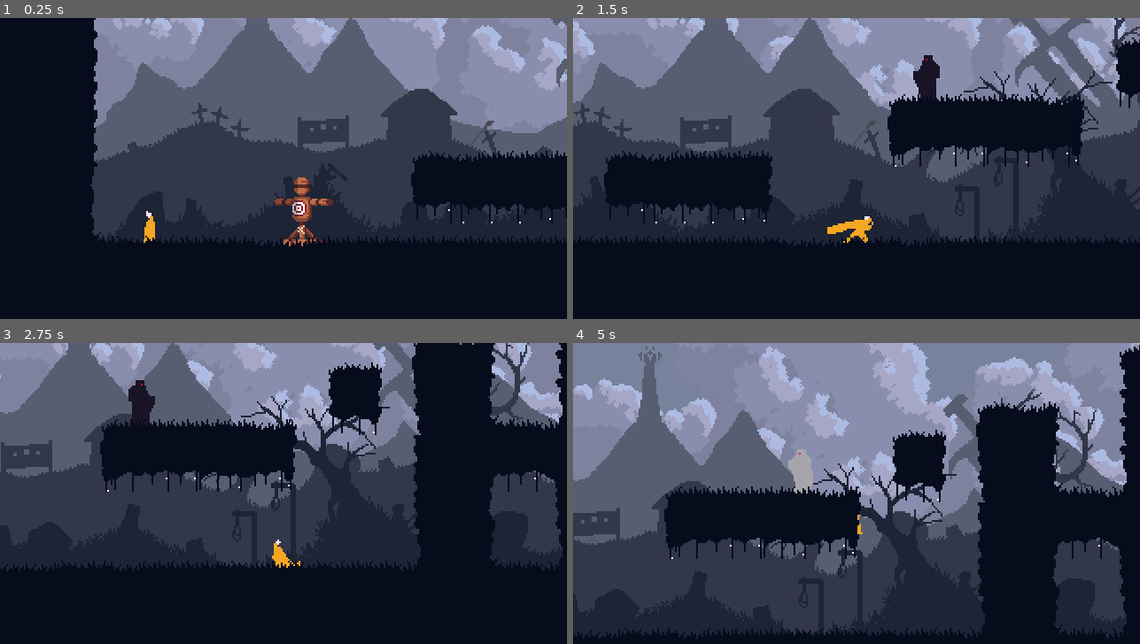
Above: before the commit, frames 1-4 (two rows, left to right).
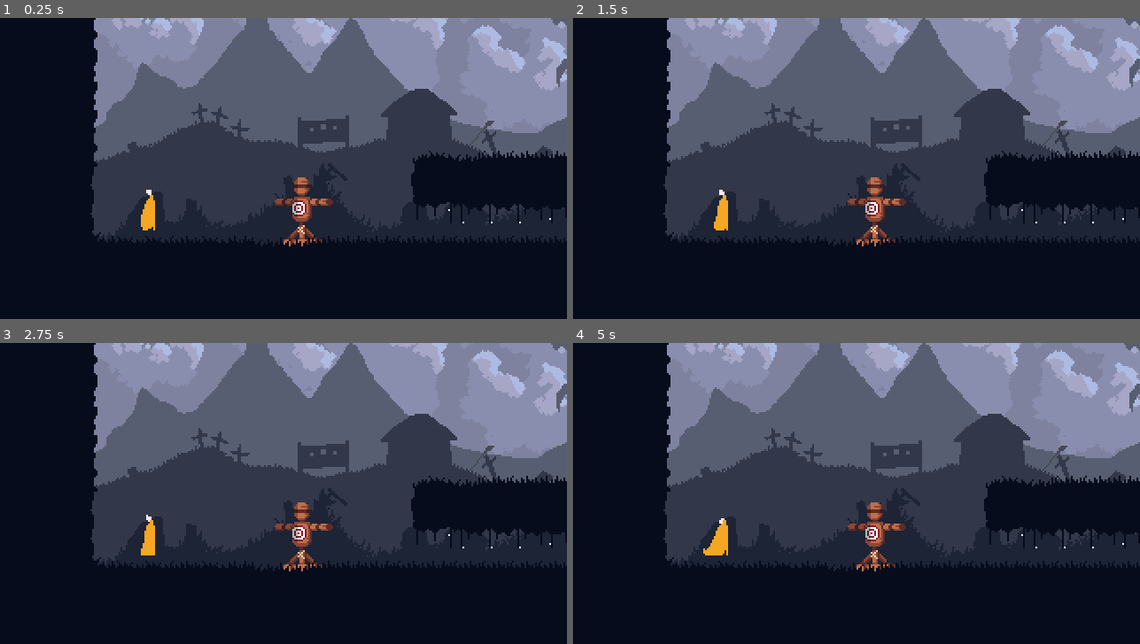
Above: after the commit, the same moments.

Repository: petrik33/bsu-action-platformer
Game: Godot game, scene res://scene/game.tscn
The game is run twice, just before and just after one commit, with the same random seed, the same clock (stepped at 60 frames per second) and the same inputs.
Inputs (mouse positions are in pixels of both pictures, inside the frame that each line leads up to):
- Up to frame 1 (0.25 s): no input
- Up to frame 2 (1.5 s): move the mouse to (981, 162) at 0.52 s; hold D (right) from 0.53 s (still down); click (981, 162) at 0.6 s; tap Space (jump) at 0.77 s; tap Shift (roll) at 0.8, 1.35 s; move the mouse to (743, 192) at 1.27 s
- Up to frame 3 (2.75 s): tap Space (jump) at 1.52 s; click (170, 517) at 1.55 s; move the mouse to (340, 433) at 2.02 s; release D (right) at 2.03 s; hold A (left) from 2.03 s (still down); click (340, 433) at 2.1 s; tap Shift (roll) at 2.3 s
- Up to frame 4 (5 s): move the mouse to (828, 565) at 2.77 s; release A (left) at 2.78 s; hold D (right) 2.78-4.28 s; tap Shift (roll) at 2.85, 3.8 s; tap Space (jump) at 3.02, 3.77, 4.52 s; click (828, 565) at 3.05 s; move the mouse to (1026, 550) at 3.52 s; tap C (sprint) at 3.6 s; move the mouse to (686, 454) at 4.27 s; hold A (left) from 4.28 s (still down); tap Z (walk) at 4.35 s; click (686, 454) at 4.55 s

The runs differ from the first frame. In frame 1, 0.2% of the frame differs, in the area x 24-28%, y 57-75%; in frame 2, 45%; in frame 3, 50%; in frame 4, 71%, in the area x 0-100%, y 0-99%.
Error after the commit: Parse Error: Expected indented block after lambda declaration. (res://script/enemy.gd:23)

Commit message:
refactor steering to be applied manually from states

Diff:
--- a/script/enemy.gd
+++ b/script/enemy.gd
@@ -20,14 +20,11 @@
 func _process(delta: float) -> void:
 	state_machine.process(delta)
 
-func _physics_process(delta: float) -> void:
-	state_machine.update(delta)
-
+	func _physics_process(delta: float) -> void:
 	if gravity:
 		gravity.apply(delta)
 
-	if steering:
-		steering.apply(delta)
+	state_machine.update(delta)
 
 	move_and_slide()
 
--- a/script/enemy/states/alert.gd
+++ b/script/enemy/states/alert.gd
@@ -4,7 +4,7 @@
 
 
 func enter() -> void:
-	steering.set_horizontal_velocity(0)
+	steering.dash(0)
 	enemy.face_vector(perception.to_target())
 	enemy.play_alert_vfx(alert_time)
 	_state_timer(alert_time, _on_finished)
--- a/script/enemy/states/attack.gd
+++ b/script/enemy/states/attack.gd
@@ -7,7 +7,7 @@
 
 
 func enter() -> void:
-	steering.set_horizontal_velocity(0)
+	steering.dash(0)
 	enemy.face_vector(perception.to_target())
 	enemy.play_animation(&"attack", time)
 	_state_timer(time, _on_finished)
--- a/script/enemy/states/chase.gd
+++ b/script/enemy/states/chase.gd
@@ -17,11 +17,11 @@
 	enemy.face_movement()
 
 
-func update(_delta: float) -> StringName:
+func update(delta: float) -> StringName:
 	if absf(perception.to_target().x) > arrival_distance:
-		steering.set_horizontal_velocity(signf(perception.to_target().x) * speed)
+		steering.steer(delta, signf(perception.to_target().x) * speed)
 	else:
-		steering.set_horizontal_velocity(0)
+		steering.steer(delta, 0)
 
 	if not perception.has_target() or enemy.navigation.has_obstacles_ahead():
 		return &"Investigate"
--- a/script/enemy/states/hurt.gd
+++ b/script/enemy/states/hurt.gd
@@ -4,13 +4,13 @@
 
 
 func enter():
-	steering.set_horizontal_velocity(0)
+	steering.steer(0, 0)
 	enemy.play_animation(&"hurt")
-	steering.set_instant_velocity(enemy.last_hurt.knockback)
+	steering.dash_vec(enemy.last_hurt.knockback)
 	enemy.face(-enemy.velocity.x)
 
 func update(delta: float) -> StringName:
-	steering.set_horizontal_velocity(0)
+	steering.apply(delta, 0, knockback_resist)
 
 	if not is_zero_approx(enemy.velocity.x):
 		return &""
--- a/script/enemy/states/investigate.gd
+++ b/script/enemy/states/investigate.gd
@@ -52,7 +52,7 @@
 	return false
 
 func _begin_search() -> void:
-	steering.set_horizontal_velocity(_look_direction * search_speed)
+	steering.dash(_look_direction * search_speed)
 	enemy.face(_look_direction)
 
 func _can_search() -> bool:
--- a/script/enemy/states/passive/idle.gd
+++ b/script/enemy/states/passive/idle.gd
@@ -8,7 +8,7 @@
 
 
 func enter():
-	steering.set_horizontal_velocity(0)
+	steering.dash(0)
 	enemy.play_animation(&"idle")
 	remaining_time = randf_range(min_time,max_time)
 
--- a/script/enemy/states/passive/patrol.gd
+++ b/script/enemy/states/passive/patrol.gd
@@ -17,14 +17,12 @@
 	enemy.face_movement()
 
 
-func update(_delta: float) -> StringName:
+func update(delta: float) -> StringName:
 	if enemy.navigation.has_obstacles_ahead():
-		steering.set_horizontal_velocity(0)
+		steering.steer(delta, 0)
 		return &"Idle"
 
-	steering.set_horizontal_velocity(
-		direction * speed
-	)
+	steering.steer(delta, direction * speed)
 
 	if absf(enemy.global_position.x - origin_x) >= max_distance:
 		return &"Idle"
--- a/script/hero.gd
+++ b/script/hero.gd
@@ -22,16 +22,13 @@
 func _process(delta: float) -> void:
 	state_machine.process(delta)
 
-func _physics_process(delta: float) -> void:
+	func _physics_process(delta: float) -> void:
 	movement_direction = signf(Input.get_axis("left", "right"))
 
 	state_machine.update(delta)
 
 	if gravity:
 		gravity.apply(delta)
-
-	if steering:
-		steering.apply(delta)
 
 	move_and_slide()
 
--- a/script/hero/states/action/attack.gd
+++ b/script/hero/states/action/attack.gd
@@ -19,11 +19,11 @@
 
 	_start_attack()
 
-func update(_delta: float) -> StringName:
-	steering.set_horizontal_velocity(hero.movement_direction * lock_speed)
+func update(delta: float) -> StringName:
+	steering.steer(delta, hero.movement_direction * lock_speed)
 
 	if Input.is_action_just_pressed("click"):
-		combo_buffered = true
+		hero.combo_buffered = true
 
 	return &""
 
--- a/script/hero/states/incapacitated/hurt.gd
+++ b/script/hero/states/incapacitated/hurt.gd
@@ -5,21 +5,11 @@
 
 func enter():
 	hero.play_animation(&"hurt")
-	if steering:
-		steering.set_instant_velocity(hero.last_hurt.knockback)
-	else:
-		hero.velocity = hero.last_hurt.knockback
+	steering.dash_vec(hero.last_hurt.knockback)
 	hero.face(signf(-hero.velocity.x))
 
 func update(delta: float) -> StringName:
-	if steering:
-		steering.set_horizontal_velocity(0)
-	else:
-		hero.velocity.x = move_toward(
-			hero.velocity.x,
-			0.0,
-			knockback_resist * delta
-		)
+	steering.apply(delta, 0, knockback_resist)
 
 	if is_zero_approx(hero.velocity.x):
 		return &"Idle"
--- a/script/hero/states/locomotion/airborne.gd
+++ b/script/hero/states/locomotion/airborne.gd
@@ -3,8 +3,8 @@
 @export var attack_transition: StringName = &"Attack"
 
 
-func update(_delta: float) -> StringName:
-	steering.set_horizontal_velocity(hero.movement_direction * hero.base_speed)
+func update(delta: float) -> StringName:
+	steering.steer(delta, hero.movement_direction * hero.base_speed * 0.5)
 
 	if Input.is_action_just_pressed("jump") and hero.can_jump():
 		return "Jump"
--- a/script/hero/states/locomotion/airborne/jump.gd
+++ b/script/hero/states/locomotion/airborne/jump.gd
@@ -7,7 +7,8 @@
 	hero.jump()
 
 
-func update(_delta: float) -> StringName:
+func update(delta: float) -> StringName:
+	steering.steer(delta, 0)
 	if hero.velocity.y > 0:
 		return "Fall"
 	return &""
--- a/script/hero/states/locomotion/grounded/move/run.gd
+++ b/script/hero/states/locomotion/grounded/move/run.gd
@@ -6,8 +6,8 @@
 func enter():
 	hero.play_animation(animation_name)
 
-func update(_delta: float) -> StringName:
-	steering.set_horizontal_velocity(hero.movement_direction * hero.base_speed)
+func update(delta: float) -> StringName:
+	steering.steer(delta, hero.movement_direction * hero.base_speed)
 
 	if Input.is_action_just_pressed("walk"):
 		return "Walk"
--- a/script/hero/states/locomotion/grounded/move/sprint.gd
+++ b/script/hero/states/locomotion/grounded/move/sprint.gd
@@ -7,8 +7,8 @@
 func enter():
 	hero.play_animation(animation_name)
 
-func update(_delta: float) -> StringName:
-	steering.set_horizontal_velocity(hero.movement_direction * hero.base_speed * speed_multiplier)
+func update(delta: float) -> StringName:
+	steering.steer(delta, hero.movement_direction * hero.base_speed * speed_multiplier)
 
 	if Input.is_action_just_pressed("walk"):
 		return "Walk"
--- a/script/hero/states/locomotion/grounded/move/walk.gd
+++ b/script/hero/states/locomotion/grounded/move/walk.gd
@@ -7,8 +7,8 @@
 func enter():
 	hero.play_animation(animation_name)
 
-func update(_delta: float) -> StringName:
-	steering.set_horizontal_velocity(hero.movement_direction * hero.base_speed * speed_multiplier)
+func update(delta: float) -> StringName:
+	steering.steer(delta, hero.movement_direction * hero.base_speed * speed_multiplier)
 
 	if Input.is_action_just_pressed("walk"):
 		return "Run"
--- a/script/hero/states/locomotion/roll.gd
+++ b/script/hero/states/locomotion/roll.gd
@@ -11,10 +11,7 @@
 	if is_zero_approx(_roll_direction):
 		_roll_direction = hero.facing_direction()
 
-	if steering:
-		steering.set_instant_velocity(Vector2(_roll_direction * roll_speed, 0))
-	else:
-		hero.velocity.x = _roll_direction * roll_speed
+	steering.dash_vec(Vector2(_roll_direction * roll_speed, 0))
 
 	if invulnerable_during_roll:
 		hero.set_invulnerable(true)
--- a/script/physics/steering.gd
+++ b/script/physics/steering.gd
@@ -3,10 +3,8 @@
 @export var max_speed: float = 400
 @export var acceleration: float = 2000
 @export var deceleration: float = 2000
-@export var horizontal_only: bool = true
 
 var body: CharacterBody2D
-var desired_velocity: Vector2 = Vector2.ZERO
 
 
 func _ready():
@@ -19,24 +17,24 @@
 		return ["Steering component must be a child of CharacterBody2D"]
 	return []
 
+func dash_vec(velocity: Vector2):
+	body.velocity = velocity
 
-func set_desired_velocity(velocity: Vector2):
-	desired_velocity = velocity.limit_length(max_speed)
+func dash(velocity: float):
+	body.velocity.x = velocity
 
-func set_horizontal_velocity(value: float):
-	desired_velocity.x = clamp(value, -max_speed, max_speed)
+func steer_vec(delta: float, velocity: Vector2):
+	var accel_to_use = acceleration if velocity.length() > 0 else deceleration
+	apply_vec(delta, velocity, accel_to_use)
 
-func set_instant_velocity(velocity: Vector2):
-	body.velocity = velocity
-	desired_velocity = velocity
+func steer(delta: float, velocity: float):
+	var accel_to_use = acceleration if velocity != 0 else deceleration
+	apply(delta, velocity, accel_to_use)
 
-func apply(delta: float):
-	if not body:
-		return
+func apply_vec(delta: float, velocity: Vector2, value: float):
+	var target_velocity = velocity.limit_length(max_speed)
+	body.velocity = body.velocity.move_toward(target_velocity, delta * value)
 
-	var target_velocity = desired_velocity
-	if horizontal_only:
-		target_velocity.y = body.velocity.y
-
-	var accel_to_use = acceleration if desired_velocity.length() > 0 else deceleration
-	body.velocity = body.velocity.move_toward(target_velocity, accel_to_use * delta)
+func apply(delta: float, velocity: float, value: float):
+	var target_velocity = clamp(velocity, -max_speed, max_speed)
+	body.velocity = body.velocity.move_toward(target_velocity, delta * value)
